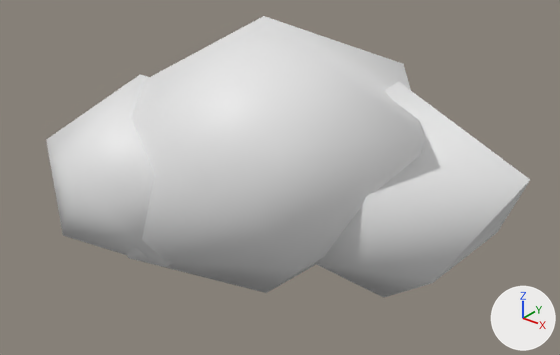
An edit to the glTF model models/scenery/bush_round.glb, drawn before and after from the same camera.
Camera for both pictures: a 50 mm lens placed at (1.358, -1.626, 1.321), pointed at (0.035, 0.028, 0.296). The lights are fixed; the arrows at lower right show +X, +Y and +Z. The picture after the commit comes second. Vertices at exactly the same position are counted once.

In view in the first picture: 'Bush'.
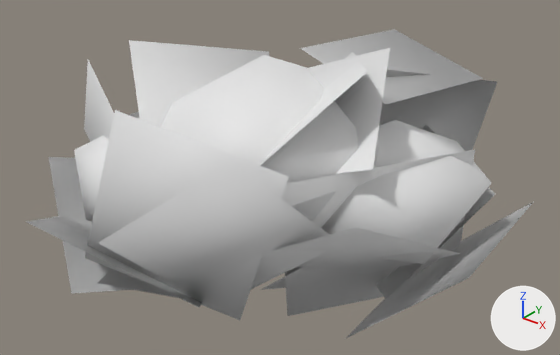
Changed parts and their boxes (x1, y1, x2, y2) in the pictures (560 x 355 px; the box of a moved part takes in the faces that stretch with it):
'Bush', reshaped (10% taller): before (46, 16, 530, 298); after (26, 29, 533, 339)
part 1 of me_blob0, moved or reshaped: before (127, 16, 425, 293); after (161, 55, 379, 221)
part 2 of me_blob0, rebuilt: before (46, 74, 172, 267); after (74, 117, 140, 222)
part 3 of me_blob0, rebuilt (21% narrower, 33% shorter): before (314, 81, 530, 298); after (321, 120, 491, 264)
part 4 of me_blob0, added: after (26, 29, 533, 339)

What changed in the scene script:
```text
Change me_blob0:
    used by ob_bush; location = (0.0, 0.0, 0.0)
    remove me_blob0.from_pydata(...)  # 36 vertices, 60 faces; spans x -0.599..0.749, y -0.559..0.53, z -0.123..0.789
    add me_blob0.from_pydata(...)  # 108 vertices, 96 faces; spans x -0.73..0.729, y -0.636..0.676, z -0.157..0.726
    me_blob0 part 1: the loose piece of 12 vertices spanning x -0.444..0.522, y -0.436..0.511, z -0.123..0.789 is scaled about its middle by 0.75, then moved by (-0.01, -0.009, 0.004)
    me_blob0 part 2: the loose piece of 12 vertices spanning x -0.599..0.082, y -0.559..0.152, z 0.053..0.611 is rebuilt with 12 vertices and now spans x -0.517..-0.075, y -0.422..0.062, z 0.06..0.485
    me_blob0 part 3: the loose piece of 12 vertices spanning x 0.019..0.749, y -0.142..0.53, z -0.071..0.635 is rebuilt with 12 vertices and now spans x 0.044..0.649, y -0.101..0.427, z 0.104..0.522
    me_blob0 part 4
    72 vertices are added at x -0.73..0.729, y -0.636..0.676, z -0.157..0.726
    36 new faces join them
```
